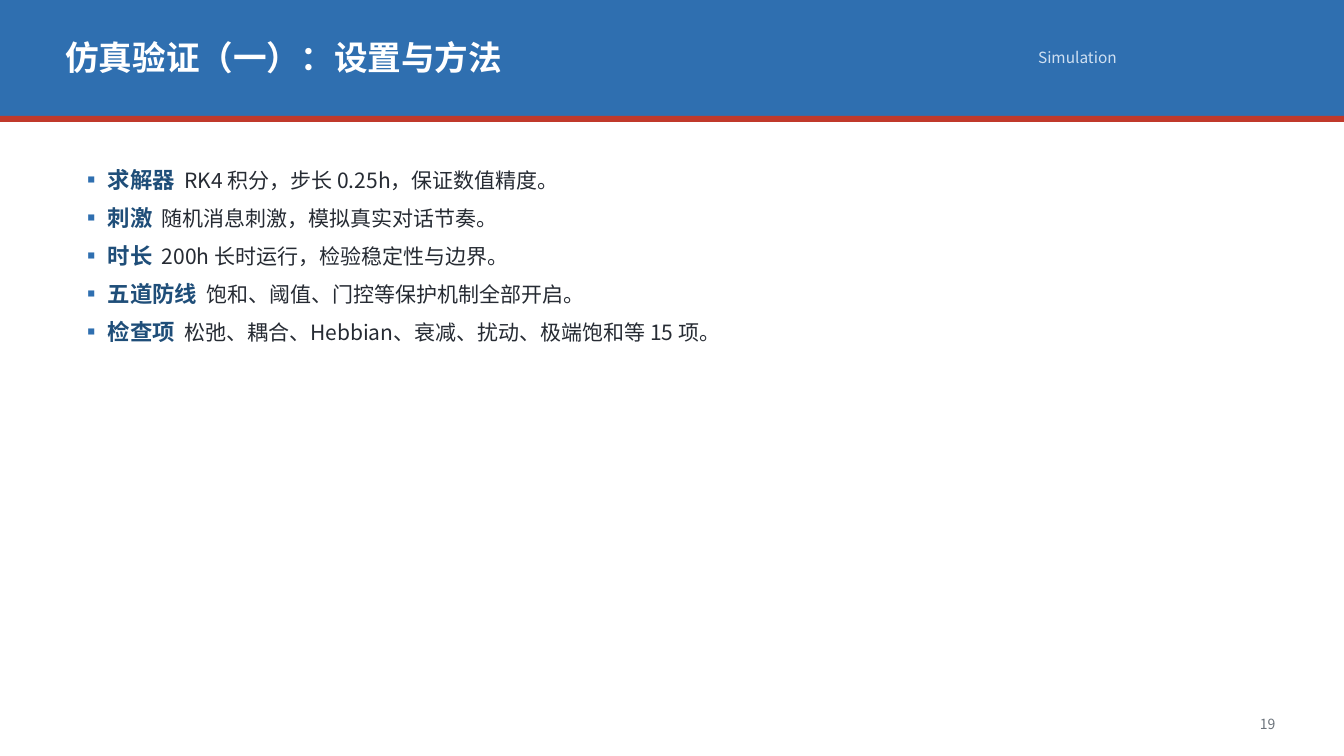
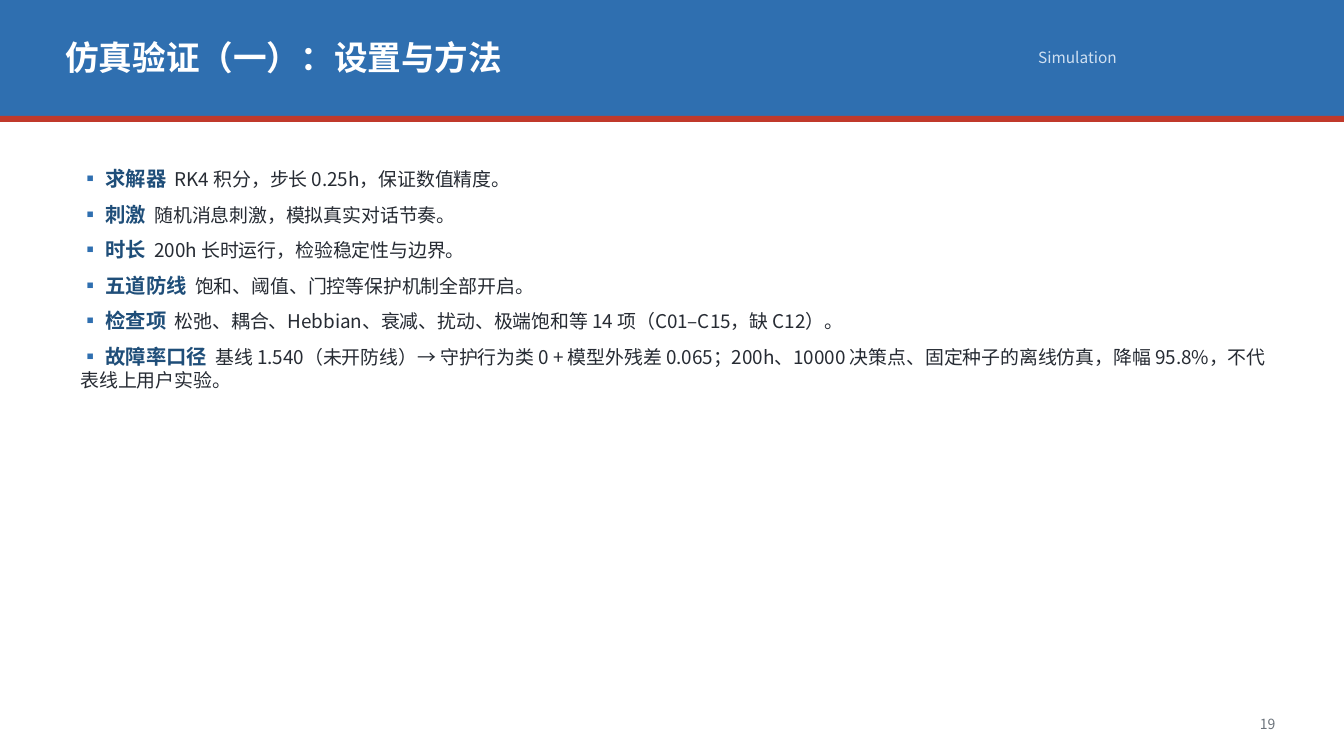
Before and after one commit to Zjx20252082383/astrbot-deepseek-template, a slide deck: slide 21 of core/识海_深度项目调研汇报.pptx. Drawn at 1344x756 pixels with LibreOffice and Linux fonts; fonts in the diff are those of the drawing. Boxes give left, top, right and bottom in pixels: in the first picture for what was removed or moved away, otherwise in the second. Text is boxed around its words. In the diff, an @@ line names an element or a change of style, - is before the commit and + after.

```diff
--- a/core/识海_深度项目调研汇报.pptx
+++ b/core/识海_深度项目调研汇报.pptx
@@ text at [105, 169, 534, 295]: size 16 to 14.5 pt in "▪ 求解器", "▪ 刺激", "▪ 时长", "▪ 五道防线"; size 15 to 13.5 pt in "RK4 积分，步长 0.25h，保证数值精度。", "随机消息刺激，模拟真实对话节奏。", "200h 长时运行，检验稳定性与边界。", "饱和、阈值、门控等保护机制全部开启。" @@
@@ text at [80, 310, 1265, 389]: text changed; size 15 to 13.5 pt @@
-▪ 检查项 松弛、耦合、Hebbian、衰减、扰动、极端饱和等 15 项。
+▪ 检查项 松弛、耦合、Hebbian、衰减、扰动、极端饱和等 14 项（C01–C15，缺 C12）。
+▪ 故障率口径 基线 1.540（未开防线）→ 守护行为类 0 + 模型外残差 0.065；200h、10000 决策点、固定种子的离线仿真，降幅 95.8%，不代表线上用户实验。
```
Also in this commit, not shown: 14 other slides changed, 5 slides added, 6 slides removed, 2 other files.
